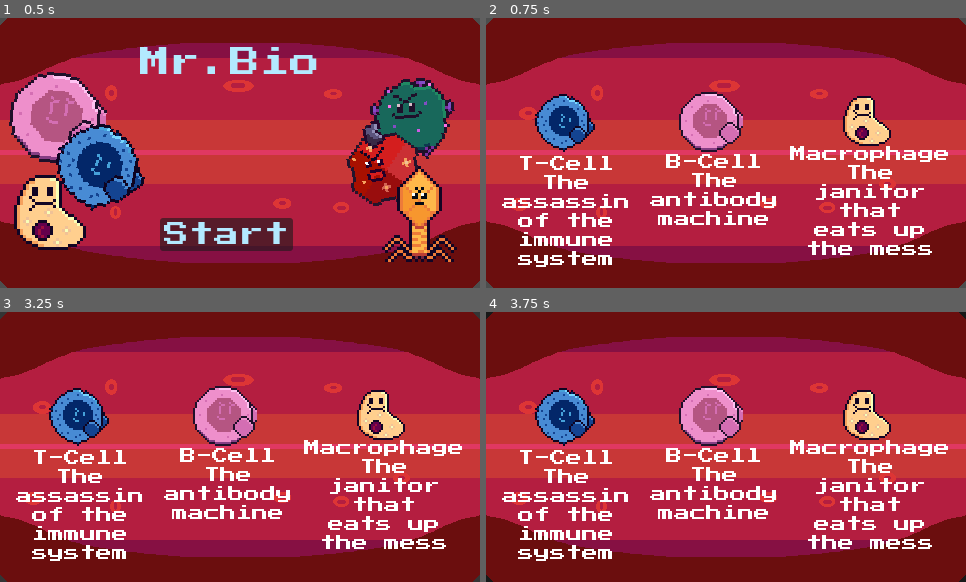
Above: before the commit, frames 1-4 (two rows, left to right).
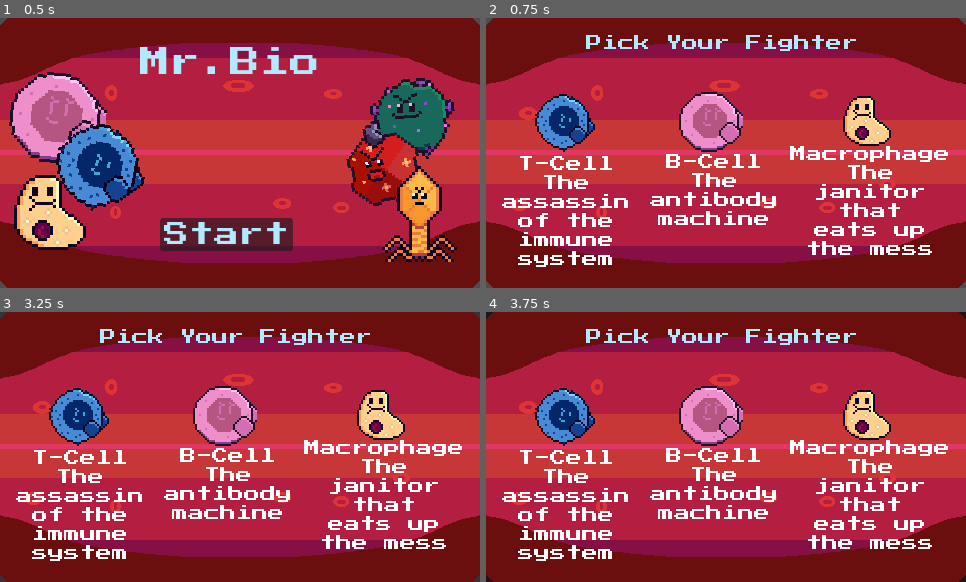
Above: after the commit, the same moments.

Repository: Logan-Magana/Mr.Bio
Game: Godot game, scene res://game_menu.tscn
Same seed, same stepped clock (60 frames per second), same inputs: the game is played once before the commit and once after it. Sound files missing from this copy of the repository are replaced by a short silence.
Inputs (mouse positions are in pixels of both pictures, inside the frame that each line leads up to):
- Up to frame 1 (0.5 s): no input
- Up to frame 2 (0.75 s): click "Start" at 0.5 s
- Up to frame 3 (3.25 s): click "Start" at 1.25 s; tap Enter at 2 s; move the mouse to (81, 474) at 2.02 s; hold Right (Move_Right) 2.03-2.75 s; tap Space (Fever_Game) at 2.1 s; click (81, 474) at 2.17 s; click "Biology" at 2.75 s
- Up to frame 4 (3.75 s): click "Geometry" at 3.5 s

Frame 1 is identical in both runs. In frame 2, 1.0% of the frame differs, in the area x 20-78%, y 6-13%; in frame 3, 1.0%; in frame 4, 1.0%.

Commit message:
Slight UI and battle changes

Diff:
--- a/battle.gd
+++ b/battle.gd
@@ -23,6 +23,7 @@
 var adaptation_mult = 1.0
 var diff_mult = 1.0
 var charges = 3
+var block_mult = 1.0
 var animation = null
 var wave = 0
 var wave_enemies = ["RhinoVirus", "Influenza", "Bacteriophage"]
@@ -109,7 +110,7 @@
 		BattleState.ENEMY_TURN:
 			attacker = "enemy"
 			print("Enemy's turn!")
-			$Enemy.perform_attack($Player, diff_mult)
+			$Enemy.perform_attack($Player, diff_mult, block_mult)
 			await get_tree().create_timer(0.5).timeout
 			sfx.stream = sound[0]
 			sfx.play()
@@ -206,10 +207,12 @@
 		$Enemy/AnimationPlayer.play("lunge_attack")
 		await get_tree().create_timer(0.8).timeout
 		$Dodge.visible = false
-		change_state(BattleState.PLAYER_TURN)
+		block_mult = 0.5
+		change_state(BattleState.ENEMY_TURN)
 	else:
 		charges += 0.5
 		$Player/Charges.value += 0.5
+		block_mult = 1.0
 		change_state(BattleState.ENEMY_TURN)
 	#menu.update_charges(charges)
 
--- a/battle.tscn
+++ b/battle.tscn
@@ -710,12 +710,12 @@
 text = "Next Wave"
 
 [node name="Dodge" type="Label" parent="." unique_id=1533295480]
-offset_left = 136.0
-offset_top = 29.0
-offset_right = 346.0
-offset_bottom = 59.0
+offset_left = 114.0
+offset_top = 34.0
+offset_right = 354.0
+offset_bottom = 64.0
 theme_override_font_sizes/font_size = 30
-text = "Dodged!"
+text = "Blocked!"
 
 [node name="Menu_Button" type="Button" parent="." unique_id=36397636]
 offset_left = 192.0
--- a/characters.tscn
+++ b/characters.tscn
@@ -100,6 +100,14 @@
 position = Vector2(240, 135)
 texture = ExtResource("4_gwi7s")
 
+[node name="Label" type="Label" parent="." unique_id=2095371979]
+offset_left = 100.0
+offset_top = 17.0
+offset_right = 372.0
+offset_bottom = 33.0
+theme_override_colors/font_color = Color(0.7019608, 0.9137255, 0.99607843, 1)
+text = "Pick Your Fighter"
+
 [connection signal="input_event" from="T-Cell" to="T-Cell" method="_on_input_event"]
 [connection signal="input_event" from="B-Cell" to="B-Cell" method="_on_input_event"]
 [connection signal="input_event" from="Macrophage" to="Macrophage" method="_on_input_event"]
--- a/fighter.gd
+++ b/fighter.gd
@@ -14,9 +14,9 @@
 func _on_hp_changed(new_hp, max_hp):
 	health_bar.max_value = max_hp
 	health_bar.value = new_hp
-func perform_attack(target, diff_mult):
+func perform_attack(target, diff_mult, block_mult):
 	current_target = target
 	animation_player.play("lunge_attack")
 	await animation_player.animation_finished
-	current_target.stats.take_damage(stats.attack_power * diff_mult)
+	current_target.stats.take_damage(stats.attack_power * diff_mult * block_mult)
 	attack_finished.emit()
--- a/t_cell_stats.tres
+++ b/t_cell_stats.tres
@@ -7,6 +7,6 @@
 unit_name = "T-Cell"
 max_hp = 50
 current_hp = 50
-attack_power = 50
+attack_power = 55
 unit_type = "Antibody"
 metadata/_custom_type_script = "uid://de41dm0y0xd0q"
Not shown, changed: index.html
Not shown, changed: index.pck
